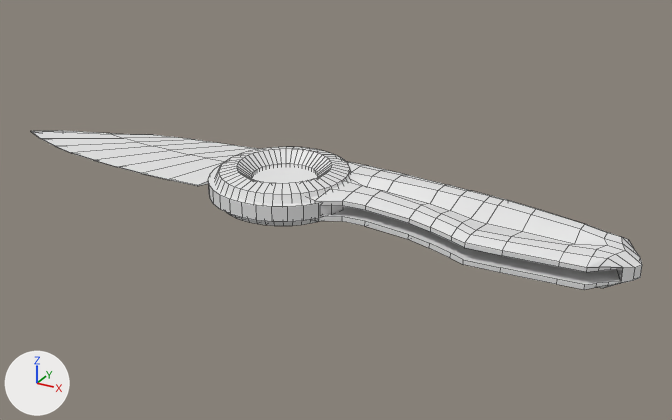
The Blender file blender/knife_01.blend: old version first, new version second.
Before and after are seen from a 50 mm camera at (0.0203, -0.1698, 0.0928) aimed at (-0.0884, 0.0278, -0.006). The axes (+X, +Y, +Z) are drawn at lower left. The lights are the same throughout. Mesh edges are drawn as thin lines.

In view in the first picture: 'blade', 'blade_pivot', 'handle', 'handle_pivot'.
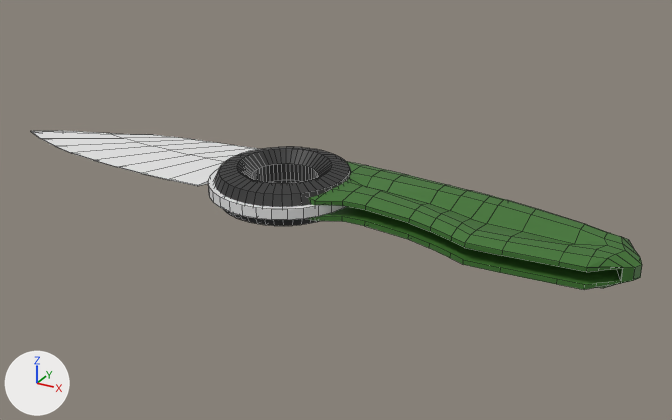
Where the change shows, as pixel boxes (x1, y1, x2, y2) in the pictures (672 x 420 px):
'handle', recoloured (white to green): (308, 161, 642, 290) in both
'handle_pivot', recoloured: (214, 147, 351, 226) in both
'blade_pivot', modifiers changed (10% shorter): before (208, 164, 346, 222); after (208, 168, 346, 220)

The change, as a diff of the scene's bpy script:
```diff
--- a/blender/knife_01.blend.py
+++ b/blender/knife_01.blend.py
@@ mat_mat_knife_handle @@
+mat_mat_knife_handle = principled_material('mat_knife_handle')
+mat_mat_knife_handle.base_color = (0.0475, 0.173, 0.0277)  # dark green #3e732e
@@ mat_mat_handle_pivot @@
+mat_mat_handle_pivot = principled_material('mat_handle_pivot')
+mat_mat_handle_pivot.base_color = (0.0311, 0.0311, 0.0311)  # black #313131
@@ me_torus_001 @@
 me_torus_001.from_pydata(...)  # 336 vertices, 336 faces; spans x -0.0192..0.0192, y -0.0192..0.0192, z -0.0053..0.0053
+me_torus_001.materials.append(mat_mat_handle_pivot)  # black #313131
@@ me_cube_001 @@
 me_cube_001.from_pydata(...)  # 198 vertices, 194 faces, 1 loose edge; spans x -0.05..0.0406, y -0.0359..-0.002, z -0.0036..0.0036
+me_cube_001.materials.append(mat_mat_knife_handle)  # dark green #3e732e
@@ me_cylinder_001 @@
+me_cylinder_001.from_pydata(...)  # a 32-sided cylinder along z spanning x -0.02..0.02, y -0.02..0.02, z -0.0121..0.0119
+me_cylinder_001.materials.append(mat_material)  # white #e7e7e7
@@ ob_blade_pivot @@
 ob_blade_pivot.location = (-0.1018, 0.0242, 0.0001)
+_m = ob_blade_pivot.modifiers.new('Boolean', 'BOOLEAN')
+_m.object = ob_blade_pivot_001
@@ ob_blade_pivot_001 @@
+ob_blade_pivot_001 = bpy.data.objects.new('blade_pivot.001', me_cylinder_001)
+ob_blade_pivot_001.parent = ob_blade_pivot
+ob_blade_pivot_001.matrix_parent_inverse = Matrix(((1.0, 0.0, 0.0, 0.102), (0.0, 1.0, 0.0, -0.0242), (0.0, 0.0, 1.0, -0.000101), (0.0, 0.0, 0.0, 1.0)))
+ob_blade_pivot_001.location = (-0.102, 0.0242, 0.000101)
+ob_blade_pivot_001.scale = (-0.531, -0.531, -0.531)
+ob_blade_pivot_001.hide_set(True)
```
